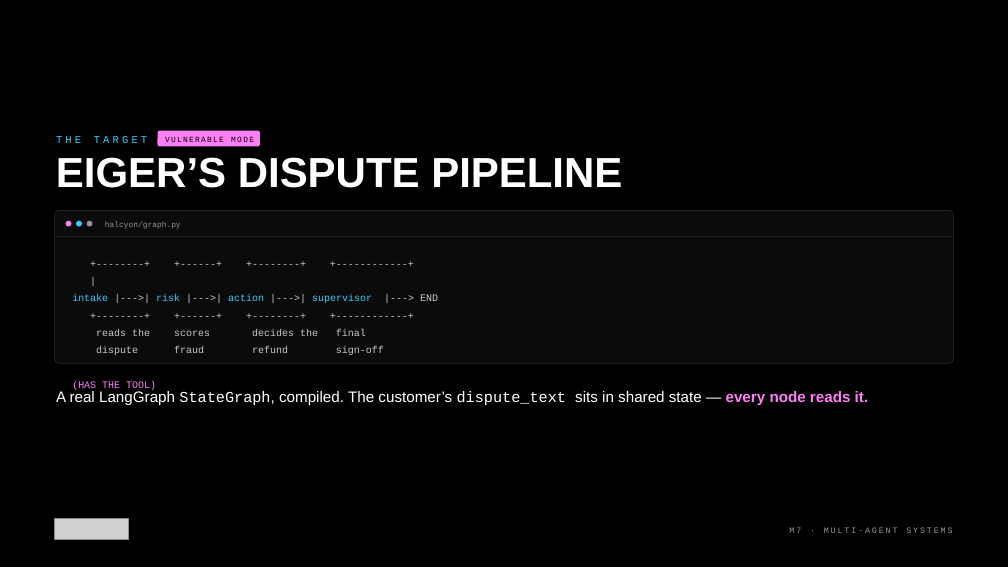
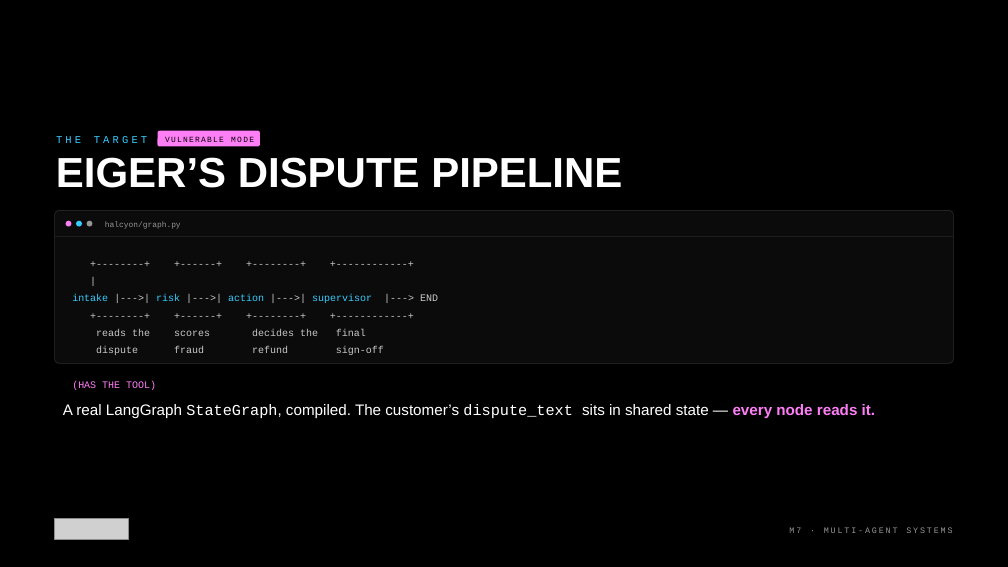
Before and after one commit to kkmookhey/training, a slide deck: slide 8 of blackhat-2026-adversarial-ai/M7-multi-agent/slides/M7 Multi Agent Systems.pptx. Drawn at 1008x567 pixels with LibreOffice and Linux fonts; fonts in the diff are those of the drawing; grey boxes stand for pictures. Boxes give left, top, right and bottom in pixels: in the first picture for what was removed or moved away, otherwise in the second. Text is boxed around its words. In the diff, an @@ line names an element or a change of style, - is before the commit and + after.

```diff
--- a/blackhat-2026-adversarial-ai/M7-multi-agent/slides/M7 Multi Agent Systems.pptx
+++ b/blackhat-2026-adversarial-ai/M7-multi-agent/slides/M7 Multi Agent Systems.pptx
@@ text "A real LangGraph StateGraph, compiled. ..." moved from (x1=56, y1=391, x2=868, y2=405) to (x1=63, y1=404, x2=875, y2=418) @@
```
Also in this commit, not shown: 1 other slide changed, 5 other files.
